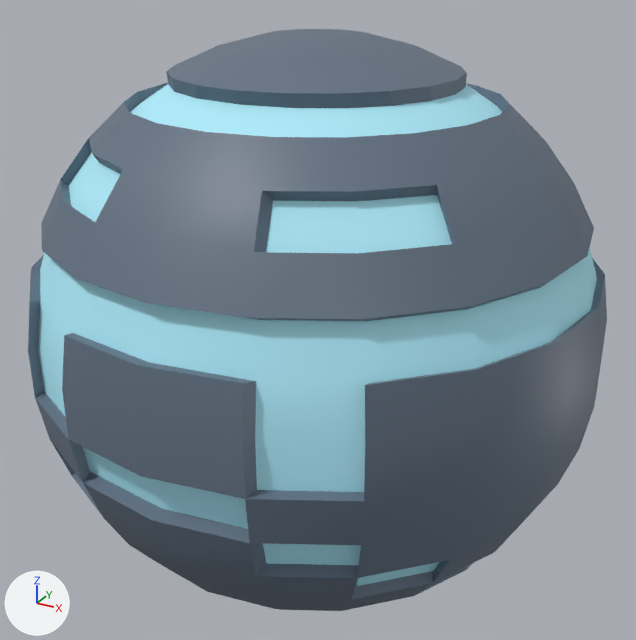
The FBX model MyProject/Content/FBX/Village/Carolyn/sphere2.fbx as it was, and as the next commit left it.
Both versions are drawn from a camera (50 mm lens) standing at (0.412, -0.746, 0.374) and looking at (0.001, 0.001, 0.0). Every picture has the same lights, and +X, +Y and +Z are marked at lower left. Where no turn or scale is listed for an object, it has been applied to the vertices. Vertices at the same position are counted once.
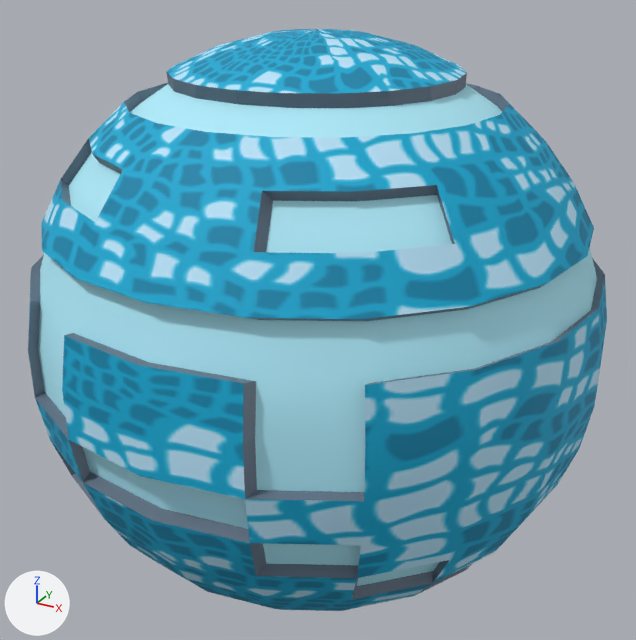
Edits to the bpy script that builds the scene:
```text
Add img_textures5_png:
    img_textures5_png = load_image('textures5.png', 'textures5.png', 512, 512, 'sRGB')
Add mat_sphere_texture3:
    mat_sphere_texture3 = principled_material('sphere_texture3')
    mat_sphere_texture3.texture = img_textures5_png  # with its transparency
    mat_sphere_texture3.roughness = 0.749
Change me_mesh:
    where me_mesh.from_pydata(...)  # 546 vertices, 572 faces; spans x -0.292..0.292, y -0.292..0.292, z -0.293..0.293
    used by ob_psphere27; location = (0.0, 0.0, 0.0)
    me_mesh part 1: 292 of the faces centred in x -0.284..0.284, y -0.284..0.284, z -0.29..0.29 switch from mat_sphere_texture1 (blue #637282) to mat_sphere_texture3 (picture img_textures5_png)
```

Where the change shows, as pixel boxes [x1, y1, x2, y2] in the pictures (636 x 640 px):
part 1 of me_mesh, recoloured (blue to cyan)
    both: [28, 29, 607, 611]
